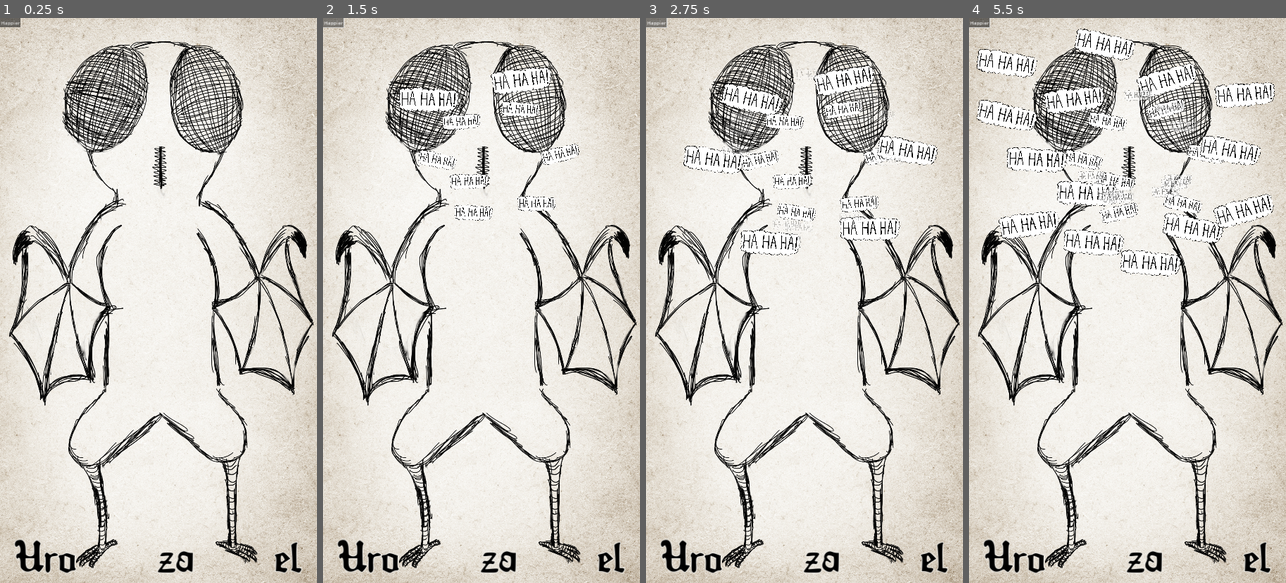
Above: before the commit, frames 1-4 (left to right).
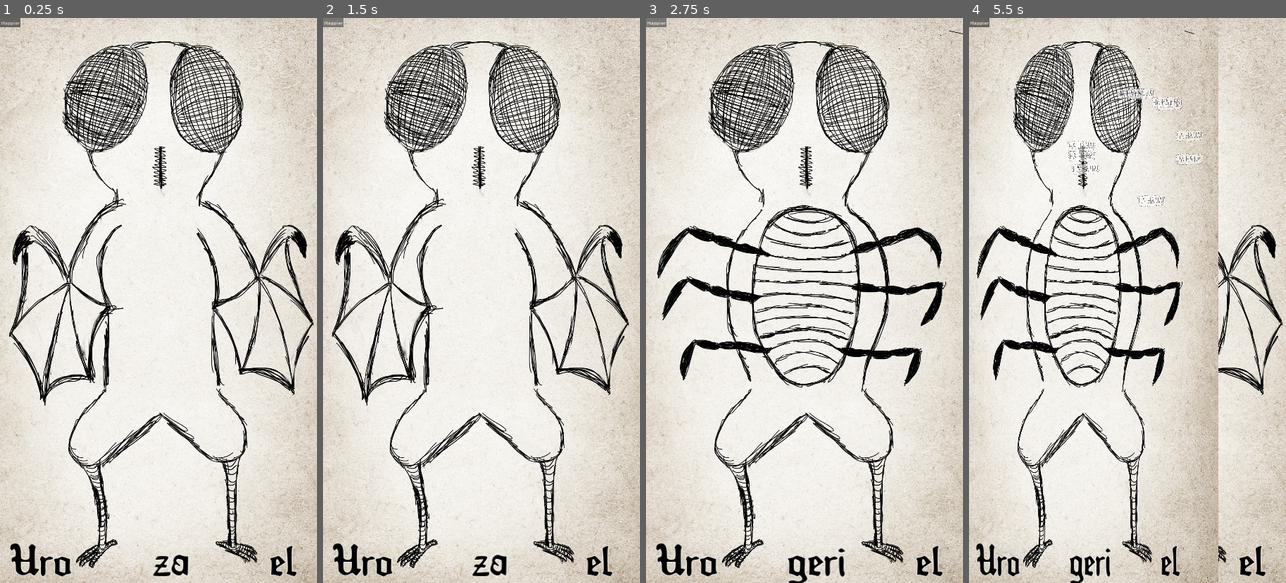
Above: after the commit, the same moments.

Repository: lemurivolta/ggj2024
Game: Godot game, scene res://components/main/main_test.tscn
Two runs of this game, one before a commit and one after it. Both use one fixed random seed, a clock stepped at 60 frames per second and the inputs below. This scene is started directly instead of the project's main scene. The engine's default icon, where the game draws it, is replaced by a stand-in: a white triangle on a blue panel in a dark square.
Inputs (mouse positions are in pixels of both pictures, inside the frame that each line leads up to):
- Up to frame 1 (0.25 s): no input
- Up to frame 2 (1.5 s): click "Happier" at 0.5 s; click "Happier" at 1.25 s
- Up to frame 3 (2.75 s): click "Happier" at 2 s
- Up to frame 4 (5.5 s): move the mouse to (1045, 486) at 2.77 s; press the mouse at (1045, 486) at 2.78 s; tap Enter at 3.5 s; move the mouse to (1206, 486) at 3.52 s; release the mouse at (1206, 486) at 3.53 s; click (1206, 486) at 3.6 s; move the mouse to (1010, 300) at 4.27 s; press the mouse at (1010, 300) at 4.28 s; tap Space at 5 s; move the mouse to (1117, 300) at 5.02 s; release the mouse at (1117, 300) at 5.03 s; click (1117, 300) at 5.1 s

The runs differ from the first frame. In frame 1, 1.5% of the frame differs, in the area x 3-96%, y 92-99%; in frame 2, 23%; in frame 3, 15%; in frame 4, 36%, in the area x 0-97%, y 0-100%.

Commit message:
fix: name flips with monster

Diff:
--- a/components/global_bus/global_bus.gd
+++ b/components/global_bus/global_bus.gd
@@ -11,7 +11,7 @@
 var enraged_threshold = -5
 
 # Level of pleasure over which the monster is really happy and gets quiet
-var happy_threshold = 5
+var happy_threshold = 2
 
 ###############################################################################
 # SIGNALS
--- a/components/main/main.tscn
+++ b/components/main/main.tscn
@@ -1,10 +1,9 @@
-[gd_scene load_steps=7 format=3 uid="uid://ukxpe0jhtey7"]
+[gd_scene load_steps=6 format=3 uid="uid://ukxpe0jhtey7"]
 
 [ext_resource type="Script" path="res://components/main/main.gd" id="1_uvngm"]
 [ext_resource type="PackedScene" uid="uid://cx3uygqus5c46" path="res://components/page/page.tscn" id="2_buj4y"]
 [ext_resource type="PackedScene" uid="uid://suf8d5ylak8q" path="res://components/mostro/mostro.tscn" id="3_72gnt"]
 [ext_resource type="PackedScene" uid="uid://b65s2f6rnfxt1" path="res://components/laugh_or_grr/laugh_or_grr.tscn" id="4_6c7y2"]
-[ext_resource type="PackedScene" uid="uid://btedk0qe331x5" path="res://components/monster_name/monster_name.tscn" id="5_8hkcl"]
 [ext_resource type="PackedScene" uid="uid://b35oppkvtavcf" path="res://components/audio_feedback/audio_feedback.tscn" id="6_72d7u"]
 
 [node name="main" type="Node"]
@@ -14,7 +13,4 @@
 
 [node name="LaughOrGrr" parent="." instance=ExtResource("4_6c7y2")]
 
-[node name="MonsterName" parent="." instance=ExtResource("5_8hkcl")]
-position = Vector2(456, 1964)
-
 [node name="AudioFeedback" parent="." instance=ExtResource("6_72d7u")]
--- a/components/monster_name/monster_name.gd
+++ b/components/monster_name/monster_name.gd
@@ -1,10 +1,14 @@
 extends Node2D
 
+var name_set: bool = false
 
 func _ready():
 	GlobalBus.set_name.connect(set_monster_name)
 
 func set_monster_name(part1: String, part2: String, part3: String):
+	if name_set:
+		return
 	%Part1.text = part1
 	%Part2.text = part2.to_lower()
 	%Part3.text = part3.to_lower()
+	name_set = true
--- a/components/page/page.tscn
+++ b/components/page/page.tscn
@@ -1,7 +1,8 @@
-[gd_scene load_steps=3 format=3 uid="uid://cx3uygqus5c46"]
+[gd_scene load_steps=4 format=3 uid="uid://cx3uygqus5c46"]
 
 [ext_resource type="Script" path="res://components/page/page.gd" id="1_os61p"]
 [ext_resource type="Texture2D" uid="uid://ufn125lu4yoq" path="res://Assets/Fonts/white-parchment-paper.jpg" id="2_7dn8b"]
+[ext_resource type="PackedScene" uid="uid://btedk0qe331x5" path="res://components/monster_name/monster_name.tscn" id="3_gjhsc"]
 
 [node name="Page" type="Node2D"]
 script = ExtResource("1_os61p")
@@ -11,3 +12,6 @@
 position = Vector2(537, 957)
 scale = Vector2(1.03, 1.03)
 texture = ExtResource("2_7dn8b")
+
+[node name="MonsterName" parent="." instance=ExtResource("3_gjhsc")]
+position = Vector2(440, 1976)
